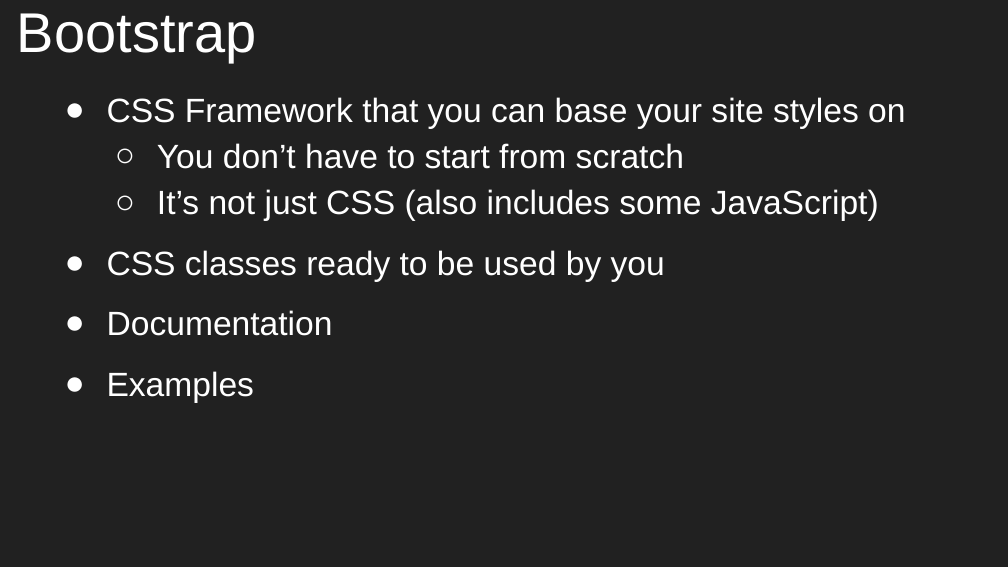
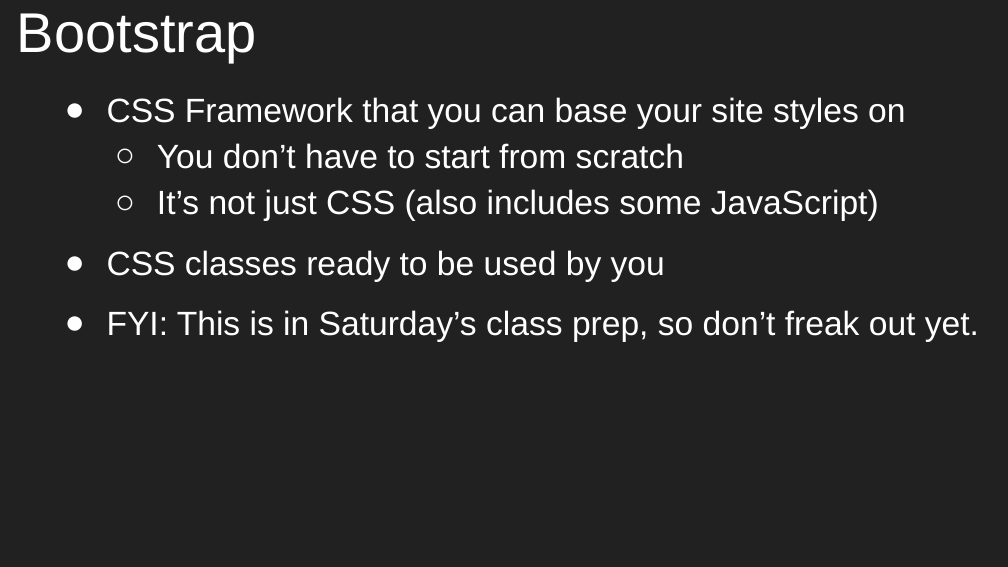
Before and after one commit to aleesham/lc101-unit2, a slide deck: slide 12 of slides/Unit 2 - LC 101 - Class 13.pptx. Drawn at 1008x567 pixels with LibreOffice and Linux fonts; fonts in the diff are those of the drawing. Boxes give left, top, right and bottom in pixels: in the first picture for what was removed or moved away, otherwise in the second. Text is boxed around its words. In the diff, an @@ line names an element or a change of style, - is before the commit and + after.

```diff
--- a/slides/Unit 2 - LC 101 - Class 13.pptx
+++ b/slides/Unit 2 - LC 101 - Class 13.pptx
@@ text at bbox=[107, 310, 979, 342]: text changed @@
-● Documentation
-● Examples
+● FYI: This is in Saturday’s class prep, so don’t freak out yet.
```
Also in this commit, not shown: 1 other file.
